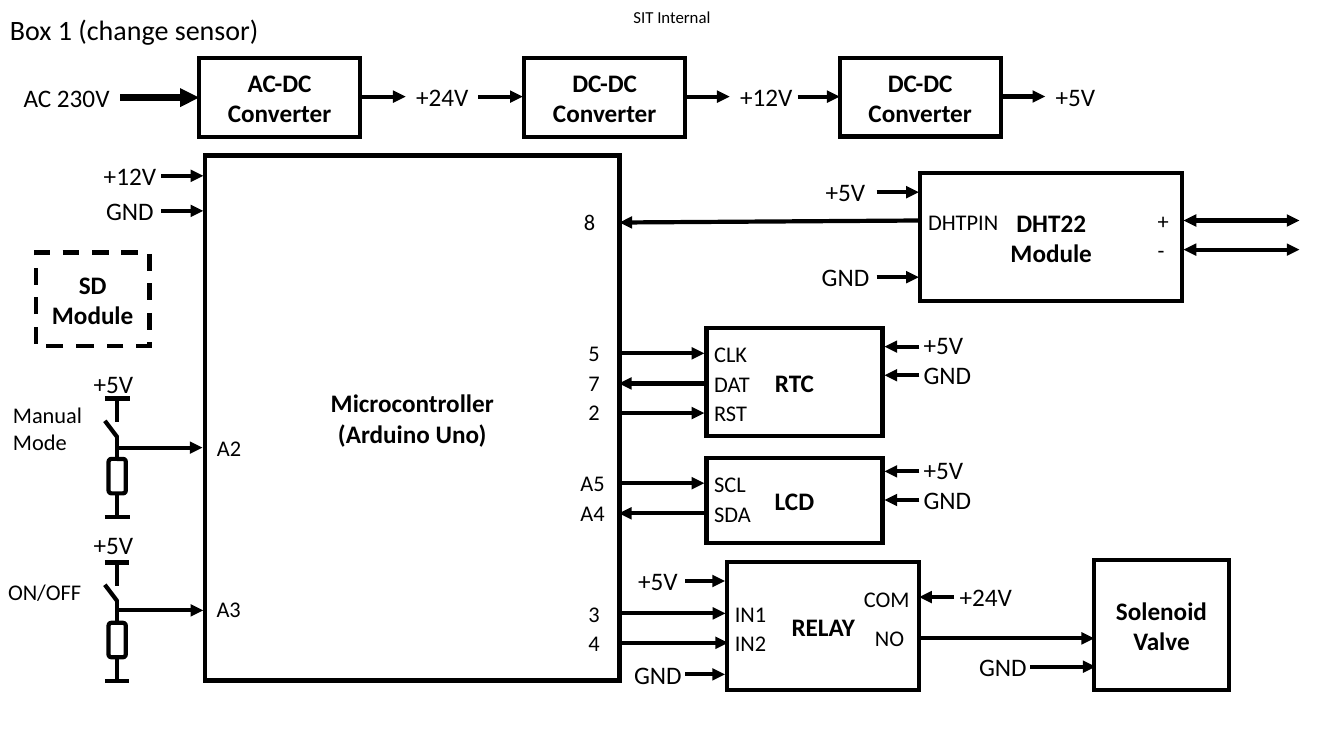
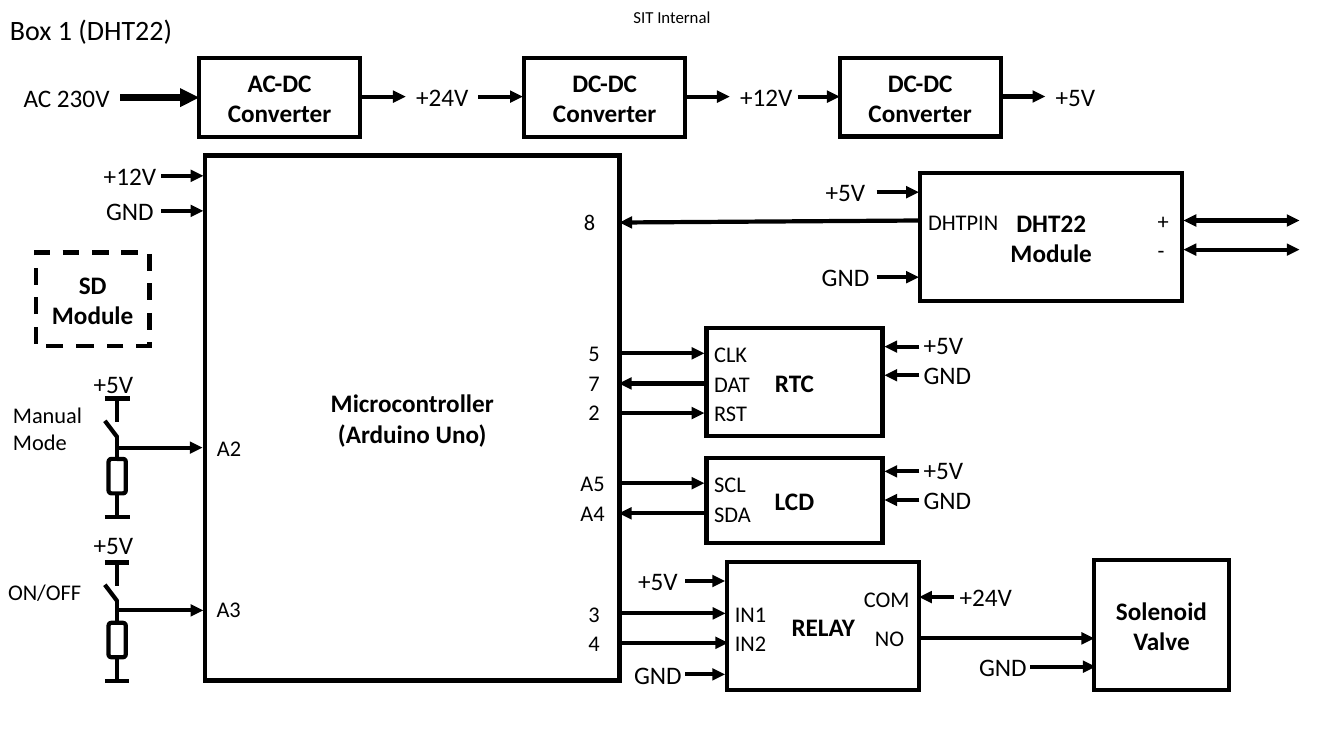
Before and after one commit to kanglc/Hashtag, a slide deck: slide 4 of Docs/thermal_controller_blockdiagram.pptx. Drawn at 1344x756 pixels with LibreOffice and Linux fonts; fonts in the diff are those of the drawing; background and template pictures are left out. Boxes give left, top, right and bottom in pixels: in the first picture for what was removed or moved away, otherwise in the second. Text is boxed around its words. In the diff, an @@ line names an element or a change of style, - is before the commit and + after.

```diff
--- a/Docs/thermal_controller_blockdiagram.pptx
+++ b/Docs/thermal_controller_blockdiagram.pptx
@@ text at <box>10,19,172,44</box>: text changed @@
-Box 1 (change sensor)
+Box 1 (DHT22)
```
Also in this commit, not shown: 6 other slides changed, 1 slide added, 6 other files.
